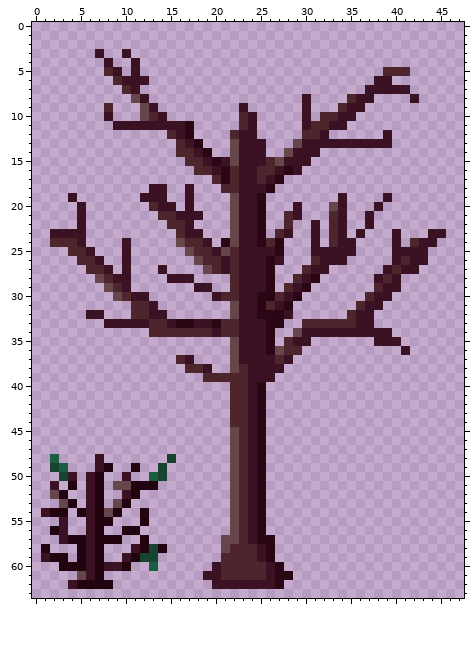
A pixel-art sprite gets an edit: Assets/Sprites/Underworld/shrubbery_underworld.png. The first picture shows the starting point.
The file is 144x192 pixels, drawn in blocks of 3x3; one block is one cell here.
The same view after the edit:
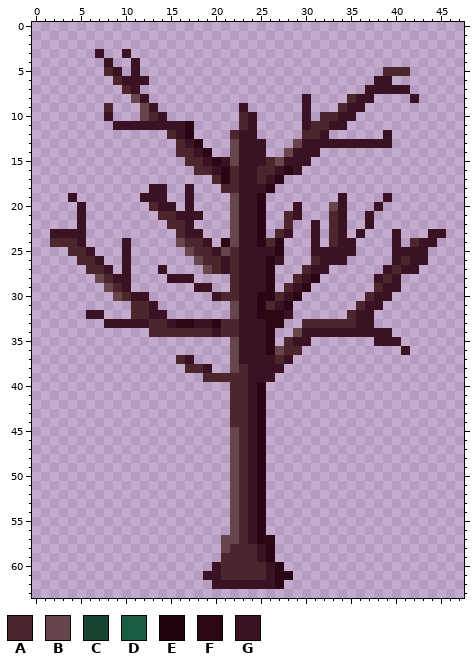
Palette (. is transparent): A #4d262d  B #66454b  C #174431  D #195e40  E #220410  F #2b0716  G #3b1223
What changed:
Colour B is removed in row 51 at x 9 to 10; in row 52 at x 2; in row 53 at x 3 and 9; in row 54 at x 8; in row 61 at x 5.
Colour C is removed in row 48 at x 15; in row 49 at x 2 and 14; in row 50 at x 3 and 14; in row 58 at x 13; in row 59 at x 12 to 13.
Colour D is removed in row 48 at x 2; in row 49 at x 3; in row 50 at x 13; in row 60 at x 13.
Colour E is removed in row 49 at x 8 and 11; in row 50 at x 7; in row 51 at x 4, 7 and 11 to 13; in row 52 at x 3, 7 and 11; in row 53 at x 4, 7 and 10; in row 54 at x 2 to 3, 5, 7, 9 and 12.
Colour E is removed in row 55 at x 7 to 8 and 12; in row 56 at x 2, 7 and 10 to 11; in row 57 at x 4 to 5, 7 to 9 and 12; in row 58 at x 1, 5, 7, 12 and 14; in row 59 at x 2 to 3, 5, 7 and 11; in row 60 at x 3 to 5, 7 and 10.
Colour E is removed in row 61 at x 7; in row 62 at x 5 to 8.
Colour G is removed in rows 48 to 49 at x 7; in row 50 at x 4, 6 and 10; in row 51 at x 2 and 6; in row 52 at x 6 and 10; in row 53 at x 6; in row 54 at x 1 and 6.
Colour G is removed in rows 55 to 57 at x 3 and 6; in row 58 at x 6 and 11; in row 59 at x 1, 6 and 10; in row 60 at x 6 and 8 to 9; in row 61 at x 6; in row 62 at x 4.
